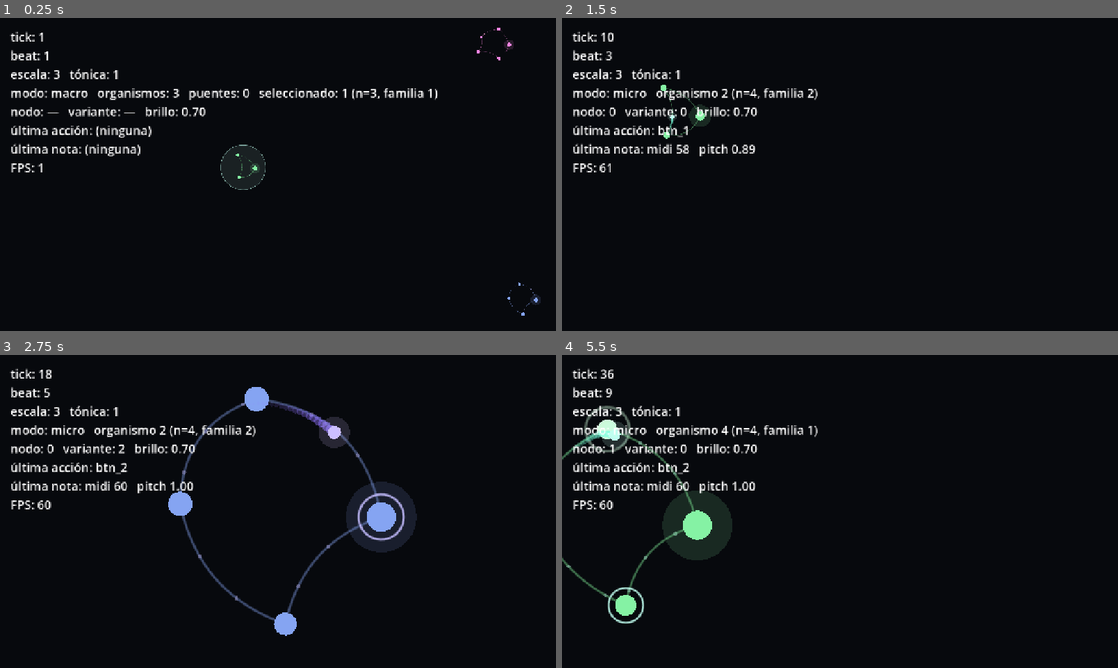
Above: before the commit, frames 1-4 (two rows, left to right).
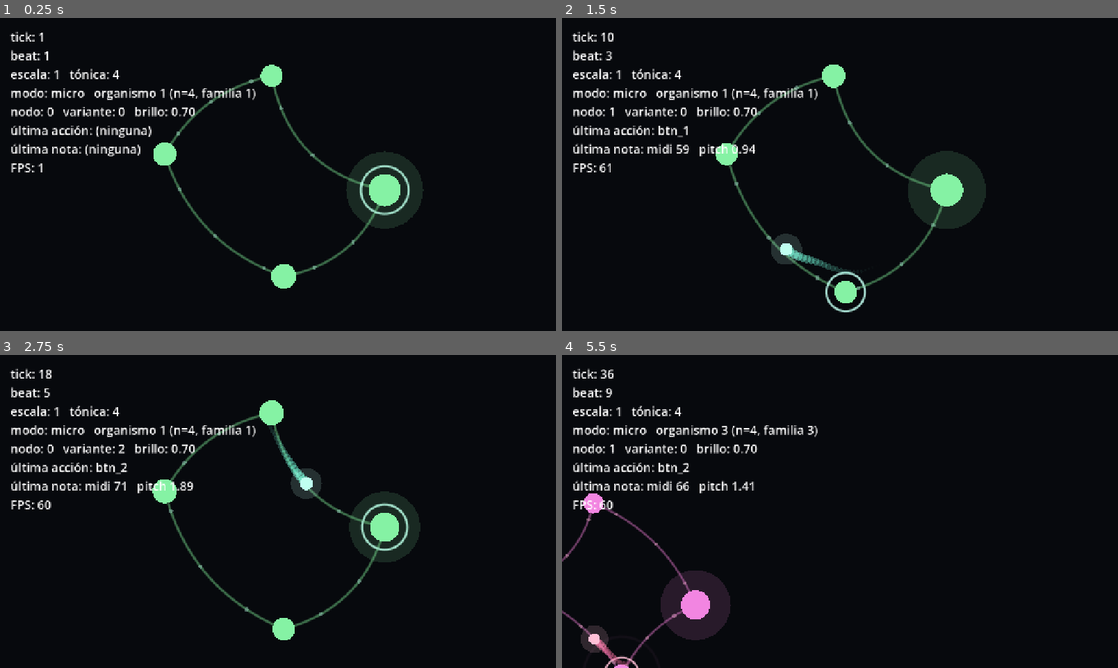
Above: after the commit, the same moments.

Repository: maximorales36-png/Arcumai-Organismo
Game: Godot game, scene res://src/view/main.tscn
Same seed, same stepped clock (60 frames per second), same inputs: the game is played once before the commit and once after it.
Inputs:
- Up to frame 1 (0.25 s): no input
- Up to frame 2 (1.5 s): hold D (joy_right) 0.53-1.28 s; tap J (btn_2) at 0.6 s; hold S (joy_down) from 1.28 s (still down); tap H (btn_1) at 1.35 s
- Up to frame 3 (2.75 s): tap J (btn_2) at 1.55, 2.1 s; release S (joy_down) at 2.03 s; hold D (joy_right) from 2.03 s (still down)
- Up to frame 4 (5.5 s): release D (joy_right) at 2.78 s; hold W (joy_up) 2.78-3.53 s; tap K (btn_3) at 2.85 s; tap J (btn_2) at 3.05, 3.8, 4.35, 5.3 s; hold A (joy_left) 3.53-5.03 s; tap L (btn_4) at 3.6 s; hold S (joy_down) from 5.03 s (still down); tap H (btn_1) at 5.1 s

The runs differ from the first frame. In frame 1, 6.1% of the frame differs, in the area x 8-98%, y 3-96%; in frame 2, 5.6%; in frame 3, 6.0%; in frame 4, 7.0%, in the area x 0-46%, y 16-100%.

Commit message:
M9: sesion, reinicio por inactividad y export

Diff:
--- /dev/null
+++ b/src/core/session_reset.gd
@@ -0,0 +1,63 @@
+# Reinicio por inactividad (R-37): cuenta el tiempo sin entrada y, al llegar a
+# INACTIVITY_RESET_S, dispara un fundido de FADE_S. Avisa `reset_due` en el
+# punto negro (la mitad del fundido) para que la escena reconstruya la sesión
+# mientras la pantalla está tapada. Es una máquina de estados pura: recibe
+# delta y si hay entrada sostenida; no conoce escenas, audio ni el reloj.
+
+class_name SessionReset
+extends RefCounted
+
+signal reset_due
+
+# El fundido total dura 2 s (R-37): 1 s a negro y 1 s de vuelta.
+const FADE_S := 2.0
+
+var _idle_s := 0.0
+var _fade_s := 0.0
+var _fading := false
+var _reset_emitted := false
+
+
+# Cualquier entrada reinicia la cuenta (R-37).
+func note_activity() -> void:
+	_idle_s = 0.0
+
+
+func is_fading() -> bool:
+	return _fading
+
+
+# Opacidad del velo negro: 0 transparente, 1 negro. Sube en la primera mitad
+# del fundido y baja en la segunda, para no cortar a negro de golpe.
+func fade_alpha() -> float:
+	if not _fading:
+		return 0.0
+	var t := clampf(_fade_s / FADE_S, 0.0, 1.0)
+	return 1.0 - absf(2.0 * t - 1.0)
+
+
+# `input_held` mantiene viva la sesión aunque no lleguen flancos nuevos (por
+# ejemplo, un botón o el joystick mantenidos). Durante el fundido no se puede
+# cancelar: el reinicio ya está en curso (R-37).
+func update(delta: float, input_held: bool) -> void:
+	if _fading:
+		_fade_s += delta
+		if not _reset_emitted and _fade_s >= FADE_S * 0.5:
+			_reset_emitted = true
+			reset_due.emit()
+		if _fade_s >= FADE_S:
+			_fading = false
+			_fade_s = 0.0
+			_reset_emitted = false
+			_idle_s = 0.0
+		return
+
+	if input_held:
+		_idle_s = 0.0
+		return
+
+	_idle_s += delta
+	if _idle_s >= Config.INACTIVITY_RESET_S:
+		_fading = true
+		_fade_s = 0.0
+		_reset_emitted = false
--- a/src/core/world.gd
+++ b/src/core/world.gd
@@ -139,7 +139,10 @@
 
 # R-33: B2 crea el organismo en el acto y ya suena. Si no hay lugar, rechazo.
 func b2_pressed() -> void:
-	if _spawning or _dissolving:
+	if _spawning:
+		return
+	if _dissolving:
+		rejected.emit()
 		return
 	if organisms.size() >= Config.MAX_ORGANISMS:
 		rejected.emit()
--- a/src/input/input_router.gd
+++ b/src/input/input_router.gd
@@ -27,6 +27,12 @@
 	# navegación (R-32).
 	_update_buttons()
 	_update_stick(delta)
+
+
+# R-37: una entrada sostenida (joystick inclinado o cualquier botón apretado)
+# cuenta como actividad aunque no haya flancos nuevos.
+func is_any_active() -> bool:
+	return _direction != Vector2.ZERO or not _pressed.is_empty()
 
 
 func _update_stick(delta: float) -> void:
--- a/src/view/main.gd
+++ b/src/view/main.gd
@@ -1,12 +1,11 @@
-# Escena de depuración de M7: el mundo Macro, la cámara que entra y sale del
-# organismo seleccionado, y la mezcla por foco. Traduce los gestos a las reglas
-# del World (selección, siembra, disolución) o de la MicroSession del organismo
-# enfocado. Crea una vista y un bus por organismo; las reglas viven en World,
-# MicroSession y OrganismBus, no acá.
+# Escena principal (M9): sesión de instalación. Arranca en Micro con un
+# organismo (N_DEFAULT, familia 0) y se reinicia por inactividad con un fundido
+# de 2 s (R-37). Traduce los gestos a las reglas de World o de la MicroSession
+# del organismo enfocado; crea una vista y un bus por organismo. Las reglas
+# viven en World, MicroSession, SessionReset y OrganismBus, no acá.
 
 extends Control
 
-const DEV_SEED := 20260101
 const MODE_MACRO := 0
 const MODE_MICRO := 1
 
@@ -26,10 +25,6 @@
 # desarrollo 1280x720; la calibración final depende de la resolución del
 # arcumai (M9). La cámara de M7 anima el zoom, no cambia esta escala.
 const MACRO_DEBUG_SCALE := 2.5
-
-# Tres organismos de distinto N y familia para ver polimetría y V-02 en Macro.
-# El estado inicial definitivo (uno solo en Micro) es de M9.
-const INITIAL_COUNTS := [3, 4, 5]
 
 @onready var _tick_label: Label = $Overlay/TickLabel
 @onready var _beat_label: Label = $Overlay/BeatLabel
@@ -42,15 +37,17 @@
 @onready var _metronome: AudioStreamPlayer = $Metronome
 @onready var _world_layer: Node2D = $WorldLayer
 @onready var _voices: VoicePool = $VoicePool
+@onready var _fade: ColorRect = $Fade
 
 var _clock := Clock.new()
 var _router := InputRouter.new()
+var _reset := SessionReset.new()
 var _world: World
-var _mode := MODE_MACRO
+var _mode := MODE_MICRO
 # 0 = Macro, 1 = Micro. La cámara y el aura lo siguen; el modo de input cambia
 # en el acto para que los botones respondan sin esperar la animación.
-var _zoom := 0.0
-var _zoom_target := 0.0
+var _zoom := 1.0
+var _zoom_target := 1.0
 var _samples: Array[AudioStream] = []
 var _reject_stream: AudioStream
 var _scale: Array = []
@@ -62,49 +59,89 @@
 
 
 func _ready() -> void:
-	_action_label.text = "última acción: (ninguna)"
-	_note_label.text = "última nota: (ninguna)"
 	_metronome.stream = ClickStream.make()
 	_metronome.volume_db = METRONOME_DB
 	_reject_stream = ClickStream.make(REJECT_FREQ_HZ, REJECT_SEC)
 	_clock.tick_emitted.connect(_on_tick_emitted)
 
-	# La escala y la tónica se sortean una vez por sesión y no cambian (R-24).
+	for family in Config.FAMILY_COUNT:
+		for variant in Config.VARIANT_COUNT:
+			_samples.append(load(SAMPLE_PATH % [family + 1, variant]))
+
+	# Los puentes se dibujan detrás de los organismos: la vista se agrega antes
+	# que las vistas de organismo y se reusa en cada sesión.
+	_bridges_view = BridgesView.new()
+	_world_layer.add_child(_bridges_view)
+
+	_router.nav_step.connect(_on_nav_step)
+	_router.stick_changed.connect(_on_stick_changed)
+	_router.button_pressed.connect(_on_button_pressed)
+	_router.button_released.connect(_on_button_released)
+
+	# R-37: el reinicio se avisa en el punto negro del fundido.
+	_reset.reset_due.connect(_start_session)
+
+	# El overlay es de desarrollo: en el export de la instalación no se muestra.
+	$Overlay.visible = OS.is_debug_build()
+
+	_start_session()
+	get_viewport().size_changed.connect(_layout_views)
+
+
+# R-37: estado inicial de una sesión. Un organismo N_DEFAULT de la familia 0 en
+# Micro, sin puentes, con escala y tónica nuevas. El reloj no se toca.
+func _start_session() -> void:
+	_dispose_world()
+
+	# Cada sesión sortea de nuevo escala y tónica (R-24, R-37). La semilla sale
+	# del reloj del sistema: el juego no debe repetir la misma pieza siempre.
 	var rng := RandomNumberGenerator.new()
-	rng.seed = DEV_SEED
+	rng.seed = Time.get_ticks_usec()
 	var scale_index := rng.randi_range(0, Config.SCALES.size() - 1)
 	_scale = Config.SCALES[scale_index]
 	_tonic = rng.randi_range(0, 11)
 	_scale_label.text = "escala: %d   tónica: %d" % [scale_index + 1, _tonic]
 
-	for family in Config.FAMILY_COUNT:
-		for variant in Config.VARIANT_COUNT:
-			_samples.append(load(SAMPLE_PATH % [family + 1, variant]))
-
 	_world = World.new(rng)
-	# Los puentes se dibujan detrás de los organismos: la vista se agrega antes
-	# que las vistas de organismo.
-	_bridges_view = BridgesView.new()
+	# El mundo nuevo necesita el tick actual para anclar bien el organismo.
+	_world.set_tick(_clock.tick)
 	_bridges_view.setup(_world, _clock)
-	_world_layer.add_child(_bridges_view)
 	_world.organism_added.connect(_on_organism_added)
 	_world.organism_removed.connect(_on_organism_removed)
 	_world.organism_rebuilt.connect(_on_organism_rebuilt)
 	_world.selection_changed.connect(_on_world_selection_changed)
 	_world.rejected.connect(_on_world_rejected)
 
-	_router.nav_step.connect(_on_nav_step)
-	_router.stick_changed.connect(_on_stick_changed)
-	_router.button_pressed.connect(_on_button_pressed)
-	_router.button_released.connect(_on_button_released)
-
-	for count in INITIAL_COUNTS:
-		_world.add_organism(count)
+	_mode = MODE_MICRO
+	_zoom = 1.0
+	_zoom_target = 1.0
+	_action_label.text = "última acción: (ninguna)"
+	_note_label.text = "última nota: (ninguna)"
+	_world.add_organism(Config.N_DEFAULT)
 	_world.select(0)
-
-	_layout_views()
-	_update_labels()
-	get_viewport().size_changed.connect(_layout_views)
+	_reset.note_activity()
+
+	_update_focus_targets()
+	_layout_views()
+	_update_labels()
+
+
+# Suelta la sesión anterior: corta sus voces, libera vistas y buses y descarta
+# el mundo. Las señales del mundo viejo mueren con él (RefCounted).
+func _dispose_world() -> void:
+	if _world == null:
+		return
+	for organism in _world.organisms:
+		var bus: OrganismBus = _buses.get(organism.id)
+		if bus != null:
+			_voices.stop_bus(bus.bus_name())
+			bus.dispose()
+		var view: OrganismView = _views.get(organism.id)
+		if view != null:
+			view.queue_free()
+	_buses.clear()
+	_views.clear()
+	_world = null
 
 
 # El reloj se alimenta con el delta real: es el único lugar donde el delta
@@ -126,6 +163,10 @@
 		if view != null and view.visible:
 			view.update_visuals(_current_phase_f(organism.model), delta)
 	_bridges_view.update_visuals()
+	# R-37: la inactividad se mide al final del frame; si vence, el fundido
+	# arranca y el mundo se reconstruye en el punto negro.
+	_reset.update(delta, _router.is_any_active())
+	_fade.color.a = _reset.fade_alpha()
 	_fps_label.text = "FPS: %d" % Engine.get_frames_per_second()
 
 
@@ -178,6 +219,7 @@
 
 
 func _on_nav_step(direction: Vector2) -> void:
+	_reset.note_activity()
 	if _mode == MODE_MACRO:
 		_world.nav_step(direction)
 		return
@@ -187,6 +229,7 @@
 
 
 func _on_stick_changed(direction: Vector2) -> void:
+	_reset.note_activity()
 	_stick = direction
 	# R-28: con B3 apretado el joystick conecta, no navega. Se usa el cambio de
 	# dirección (sin auto-repetición) para que un gesto cree o quite un puente.
@@ -196,6 +239,7 @@
 
 
 func _on_button_pressed(action: String) -> void:
+	_reset.note_activity()
 	if _mode == MODE_MACRO:
 		_press_in_macro(action)
 	else:
@@ -203,6 +247,7 @@
 
 
 func _on_button_released(action: String) -> void:
+	_reset.note_activity()
 	if _mode == MODE_MACRO:
 		_release_in_macro(action)
 	else:
--- a/src/view/main.tscn
+++ b/src/view/main.tscn
@@ -74,3 +74,13 @@
 
 [node name="VoicePool" type="Node" parent="."]
 script = ExtResource("3_pool")
+
+[node name="Fade" type="ColorRect" parent="."]
+layout_mode = 1
+anchors_preset = 15
+anchor_right = 1.0
+anchor_bottom = 1.0
+grow_horizontal = 2
+grow_vertical = 2
+mouse_filter = 2
+color = Color(0, 0, 0, 0)
--- /dev/null
+++ b/tests/test_session_reset.gd
@@ -0,0 +1,142 @@
+# Test del reinicio por inactividad (R-37): M9-reset.
+# Comprueba el umbral de INACTIVITY_RESET_S, el fundido de 2 s, el aviso
+# `reset_due` en el punto negro, la cancelación por entrada y el reinicio de la
+# cuenta después de un reset. Es una máquina de estados pura: no hay escena.
+# Contrato: `extends RefCounted` con `run() -> Array[Dictionary]`.
+
+extends RefCounted
+
+var _resets := 0
+
+
+func run() -> Array[Dictionary]:
+	return [_m9_reset()]
+
+
+func _m9_reset() -> Dictionary:
+	var problem := _threshold()
+	if problem != "":
+		return _fail(problem)
+	problem = _fade_shape()
+	if problem != "":
+		return _fail(problem)
+	problem = _activity_cancels()
+	if problem != "":
+		return _fail(problem)
+	problem = _held_input_keeps_alive()
+	if problem != "":
+		return _fail(problem)
+	problem = _restarts_after_reset()
+	if problem != "":
+		return _fail(problem)
+	return _ok("M9-reset", "R-37: umbral, fundido de 2 s, cancelación por entrada y reinicio de la cuenta")
+
+
+# Antes del umbral no pasa nada; al llegar, arranca el fundido.
+func _threshold() -> String:
+	var reset := SessionReset.new()
+	_simulate(reset, Config.INACTIVITY_RESET_S - 0.5, false)
+	if reset.is_fading():
+		return "empezó el fundido antes de INACTIVITY_RESET_S"
+	if not is_zero_approx(reset.fade_alpha()):
+		return "el velo no estaba transparente antes del umbral"
+	_simulate(reset, 1.0, false)
+	if not reset.is_fading():
+		return "no empezó el fundido al llegar a INACTIVITY_RESET_S"
+	return ""
+
+
+# El velo sube, avisa en negro y vuelve a bajar; el reset se avisa una sola vez.
+func _fade_shape() -> String:
+	var reset := SessionReset.new()
+	_resets = 0
+	reset.reset_due.connect(_count_reset)
+	_simulate(reset, Config.INACTIVITY_RESET_S + 0.1, false)
+	if not reset.is_fading():
+		return "no estaba en fundido al pasar el umbral"
+
+	_simulate(reset, 0.4, false)
+	var early := reset.fade_alpha()
+	if early <= 0.0 or early >= 1.0:
+		return "el velo no subió de forma gradual"
+	if _resets != 0:
+		return "avisó el reset antes del punto negro"
+
+	_simulate(reset, 0.6, false)
+	if _resets != 1:
+		return "no avisó el reset en el punto negro"
+	if reset.fade_alpha() < 0.85:
+		return "el punto de reset no estaba casi a negro"
+
+	_simulate(reset, 1.0, false)
+	if reset.is_fading():
+		return "el fundido no terminó a los 2 s"
+	if not is_zero_approx(reset.fade_alpha()):
+		return "el velo no volvió a transparente"
+	if _resets != 1:
+		return "avisó el reset más de una vez"
+	return ""
+
+
+# Cualquier entrada reinicia la cuenta: 80 s + entrada + 80 s no reinicia.
+func _activity_cancels() -> String:
+	var reset := SessionReset.new()
+	_simulate(reset, Config.INACTIVITY_RESET_S - 10.0, false)
+	reset.note_activity()
+	_simulate(reset, Config.INACTIVITY_RESET_S - 10.0, false)
+	if reset.is_fading():
+		return "se reinició aunque hubo una entrada a mitad de la espera"
+
+	# Una entrada de un frame también alcanza.
+	reset.note_activity()
+	_simulate(reset, Config.INACTIVITY_RESET_S - 1.0, false)
+	reset.note_activity()
+	_simulate(reset, Config.INACTIVITY_RESET_S - 1.0, false)
+	if reset.is_fading():
+		return "se reinició después de una entrada reciente"
+	return ""
+
+
+# Mantener una entrada (botón o joystick) impide el reinicio por más que pase
+# el tiempo: la instalación no debe reiniciarse mientras alguien interactúa.
+func _held_input_keeps_alive() -> String:
+	var reset := SessionReset.new()
+	_simulate(reset, Config.INACTIVITY_RESET_S * 3.0, true)
+	if reset.is_fading():
+		return "se reinició con una entrada sostenida"
+	return ""
+
+
+# Después del fundido, la cuenta vuelve a cero: hace falta otro ciclo completo.
+func _restarts_after_reset() -> String:
+	var reset := SessionReset.new()
+	_resets = 0
+	reset.reset_due.connect(_count_reset)
+	_simulate(reset, Config.INACTIVITY_RESET_S + SessionReset.FADE_S + 0.1, false)
+	if _resets != 1:
+		return "no hubo exactamente un reset"
+	_simulate(reset, Config.INACTIVITY_RESET_S - 1.0, false)
+	if reset.is_fading():
+		return "la cuenta no se reinició después del reset"
+	_simulate(reset, 2.0, false)
+	if not reset.is_fading():
+		return "no se reinició la cuenta completa tras el reset"
+	return ""
+
+
+func _count_reset() -> void:
+	_resets += 1
+
+
+func _simulate(reset: SessionReset, seconds: float, input_held: bool) -> void:
+	var frames := int(round(seconds * 60.0))
+	for i in frames:
+		reset.update(1.0 / 60.0, input_held)
+
+
+func _ok(test_id: String, detail: String) -> Dictionary:
+	return {"id": test_id, "ok": true, "detail": detail}
+
+
+func _fail(detail: String) -> Dictionary:
+	return {"id": "M9-reset", "ok": false, "detail": detail}
Not shown, changed: export_presets.cfg
Not shown, added: src/core/session_reset.gd.uid
Not shown, added: tests/test_session_reset.gd.uid
Not shown, changed: DISENO.md
